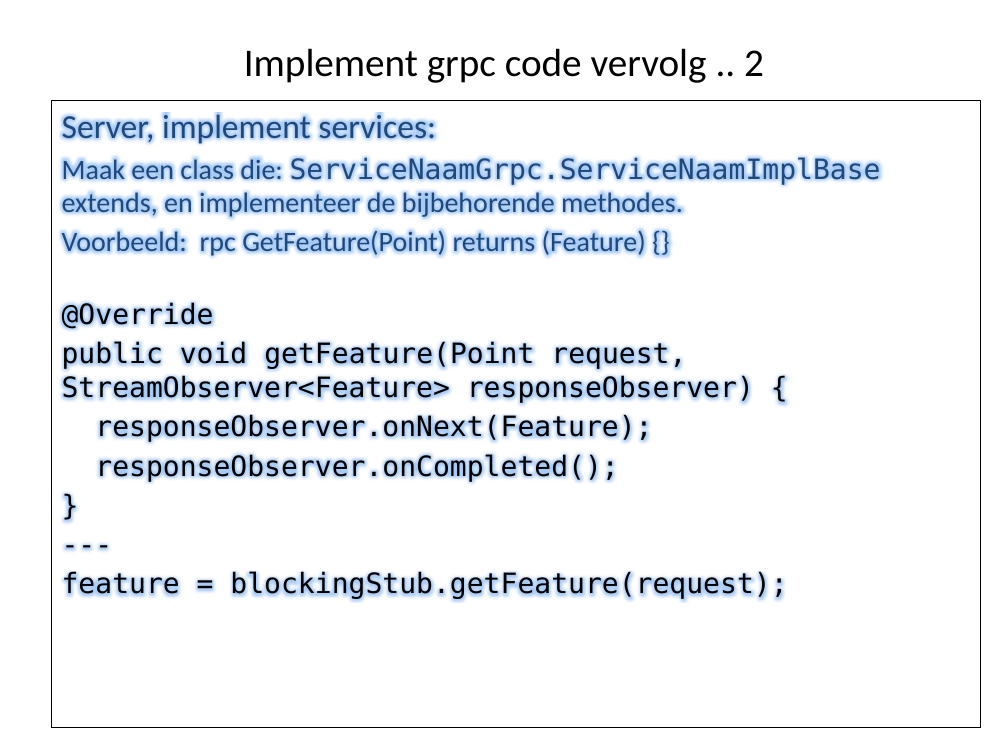
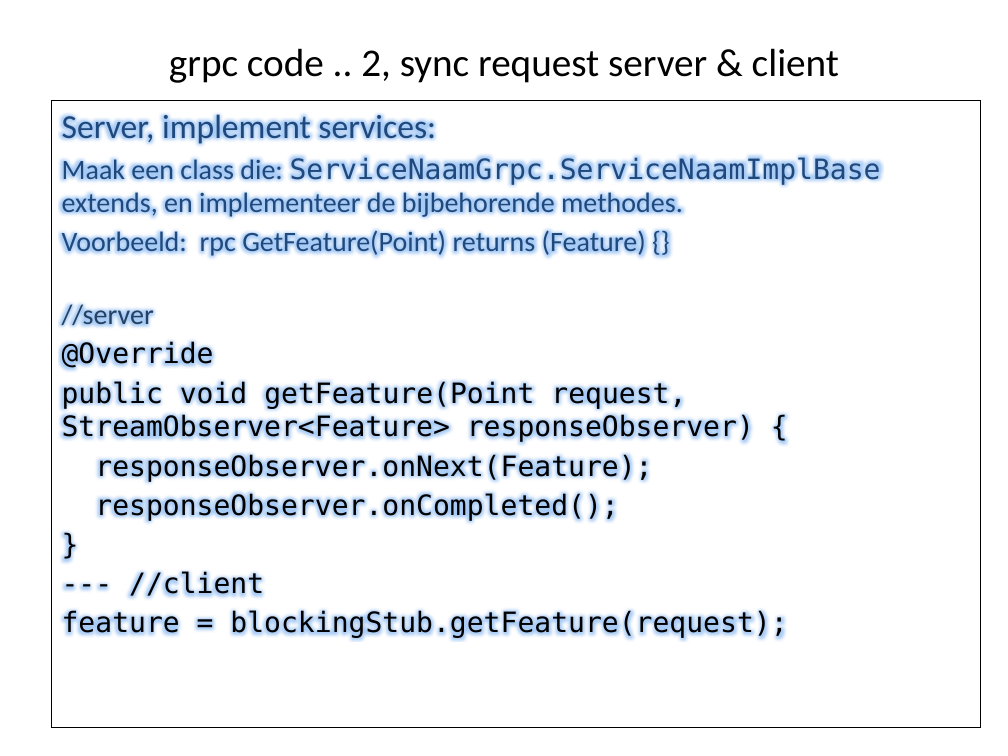
Before and after one commit to Michael-YuSha/workshop-grpc, a slide deck: slide 9 of doc/doc-source/Workshop-grpc.pptx. Drawn at 1008x756 pixels with LibreOffice and Linux fonts; fonts in the diff are those of the drawing. Boxes give left, top, right and bottom in pixels: in the first picture for what was removed or moved away, otherwise in the second. Text is boxed around its words. In the diff, an @@ line names an element or a change of style, - is before the commit and + after.

```diff
--- a/doc/doc-source/Workshop-grpc.pptx
+++ b/doc/doc-source/Workshop-grpc.pptx
@@ title at [169,48,839,83]: text changed @@
-Implement grpc code vervolg .. 2
+grpc code .. 2, sync request server & client
@@ text at [62,301,154,331]: paragraph added @@
+//server
@@ text at [129,571,264,600]: text changed @@
----
+--- //client
```
Also in this commit, not shown: 4 other slides changed, 1 slide added, 1 other file.
